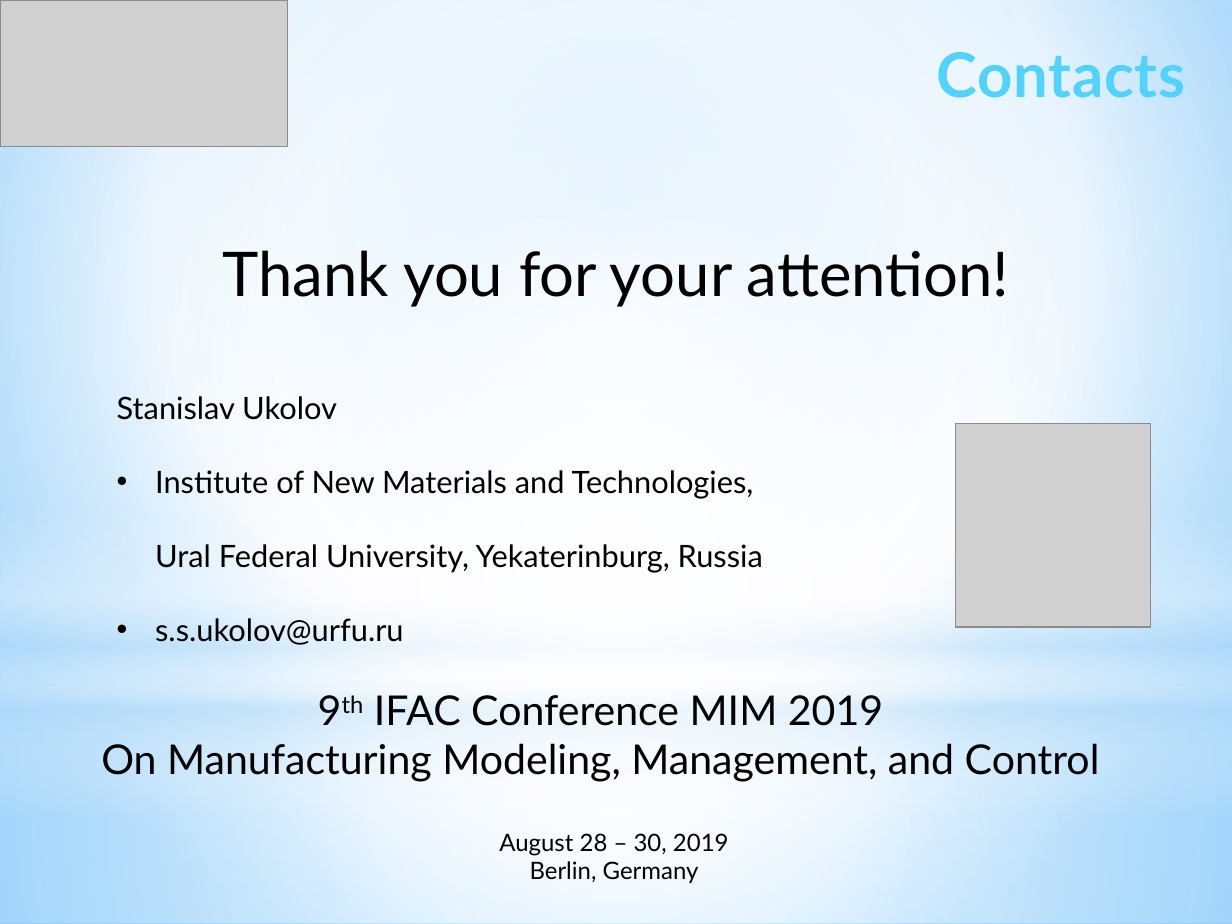
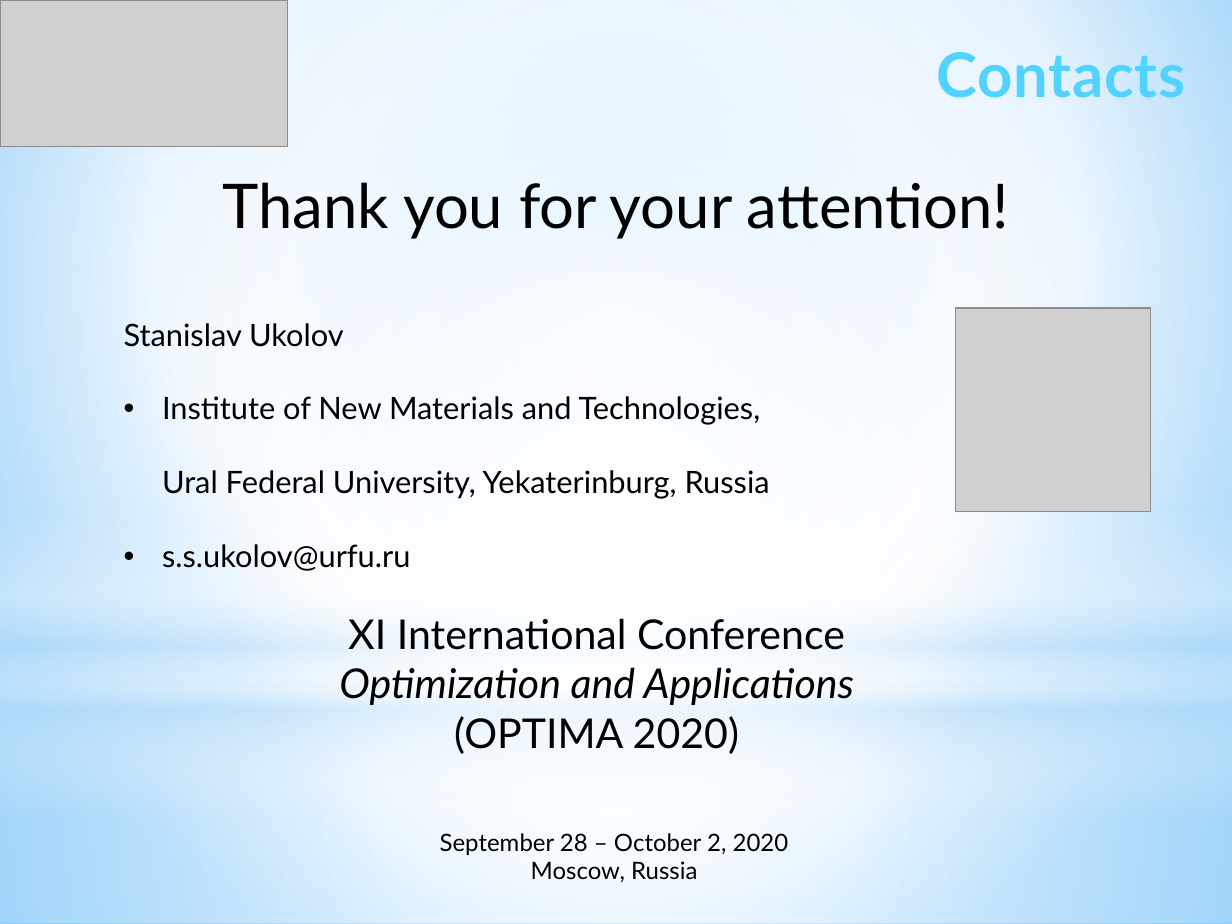
Before and after one commit to ukoloff/LaTeX, a slide deck: slide 21 of Optima2020/pptx/Report.pptx. Drawn at 1232x924 pixels with LibreOffice and Linux fonts; fonts in the diff are those of the drawing; grey boxes stand for pictures. Boxes give left, top, right and bottom in pixels: in the first picture for what was removed or moved away, otherwise in the second. Text is boxed around its words. In the diff, an @@ line names an element or a change of style, - is before the commit and + after.

```diff
--- a/Optima2020/pptx/Report.pptx
+++ b/Optima2020/pptx/Report.pptx
@@ text "Thank you for your attention!": place and size @@
-text "Thank you for your attention!" at (222,250,1009,307)
+text "Thank you for your attention!" at (222,182,1009,239)
@@ text "Stanislav Ukolov": place and size @@
-text "Stanislav Ukolov" at (117,396,763,645)
+text "Stanislav Ukolov" at (124,323,770,571)
@@ picture: place and size @@
-picture at (956,424,1152,627)
+picture at (956,308,1152,511)
@@ text added at (339,618,854,754), 24 pt, text #000000 @@
+XI International Conference
+Optimization and Applications
+(OPTIMA 2020)
@@ text removed at (101,695,1100,782) @@
-9th IFAC Conference MIM 2019
-On Manufacturing Modeling, Management, and Control
@@ text at (440,833,789,882): text changed @@
-August 28 – 30, 2019
-Berlin, Germany
+September 28 – October 2, 2020
+Moscow, Russia
```
Also in this commit, not shown: 1 other slide changed.
